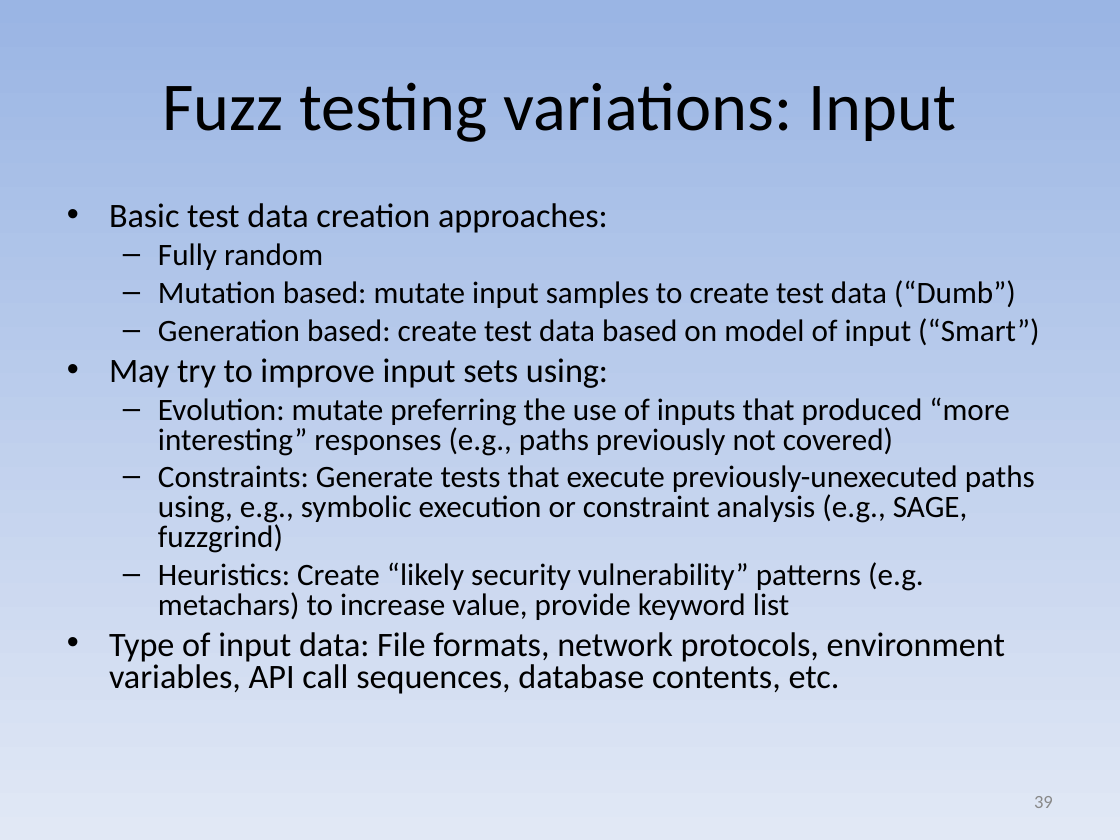
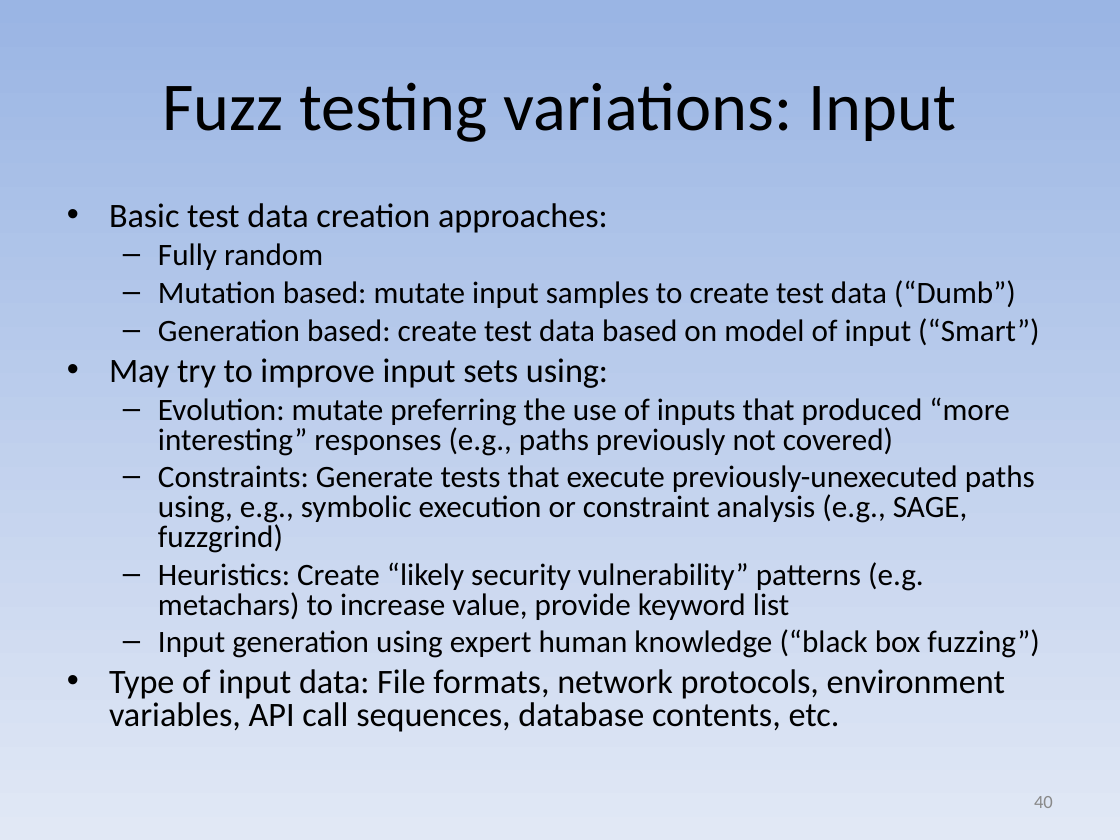
Before and after one commit to david-a-wheeler/david-a-wheeler.github.io, a slide deck: slide 40 of secure-class/presentations/Secure-Software-9-Tools.ppt (slide 39 before the commit). Drawn at 1120x840 pixels with LibreOffice and Linux fonts; fonts in the diff are those of the drawing. Boxes give left, top, right and bottom in pixels: in the first picture for what was removed or moved away, otherwise in the second. Text is boxed around its words. In the diff, an @@ line names an element or a change of style, - is before the commit and + after.

```diff
--- a/secure-class/presentations/Secure-Software-9-Tools.ppt
+++ b/secure-class/presentations/Secure-Software-9-Tools.ppt
@@ text at (158, 629, 1039, 658): paragraph added @@
+  – Input generation using expert human knowledge (“black box fuzzing”)
@@ page number at (1034, 796, 1053, 808): text changed @@
-39
+40
```
Also in this commit, not shown: 3 other slides changed, 1 slide added.
